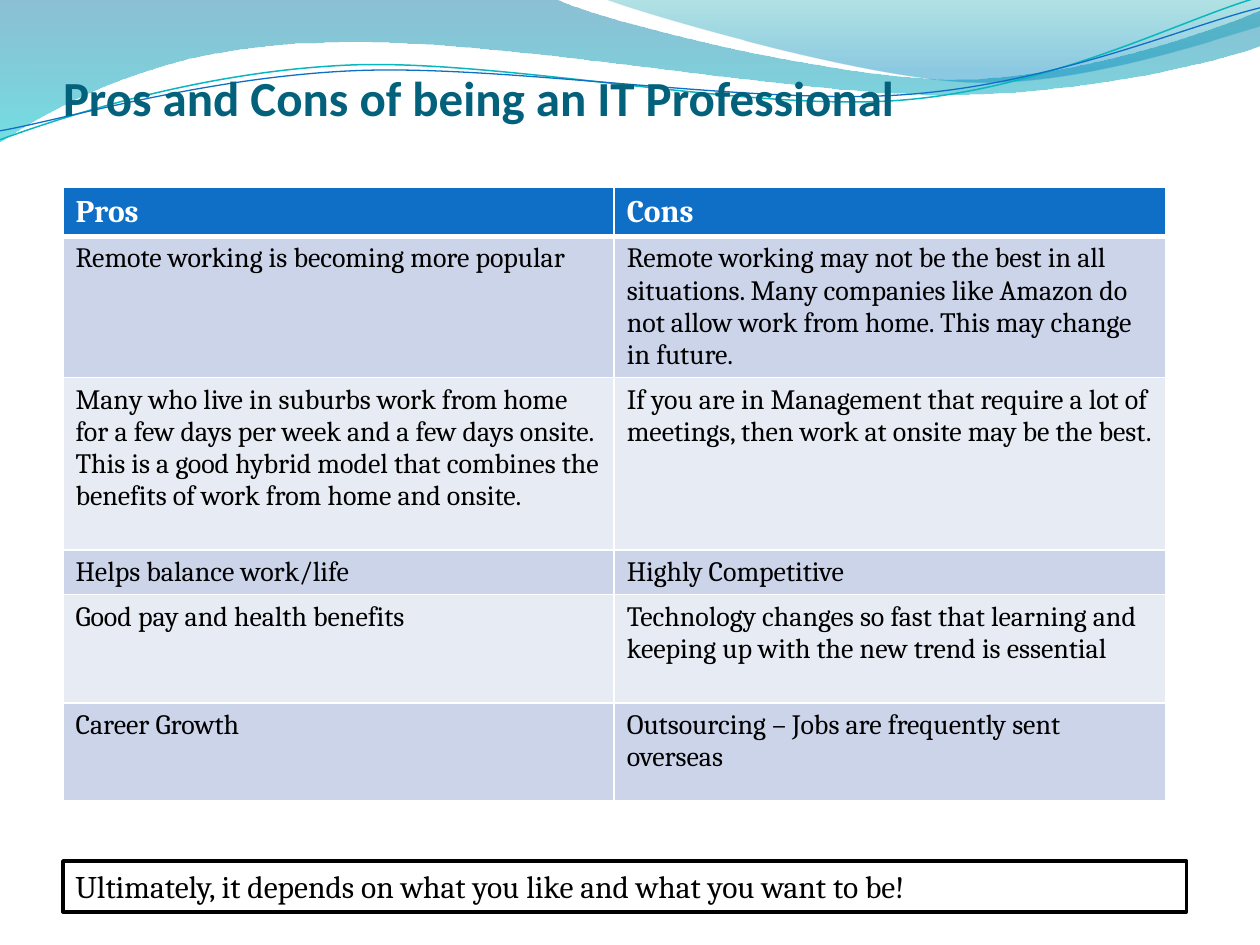
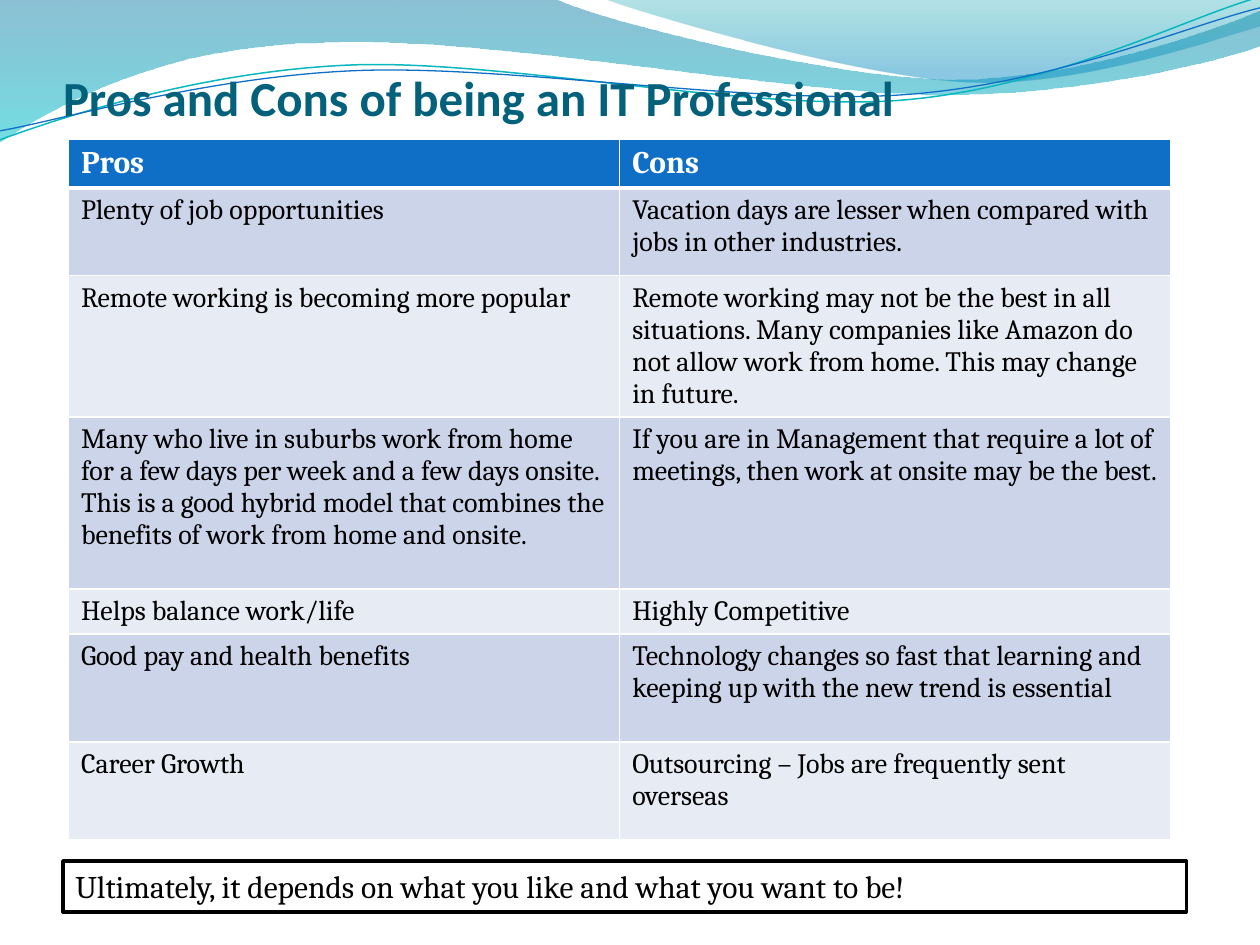
Before and after one commit to rkavitha/PresentationOnITIndustry, a slide deck: slide 6 of IT Industry.pptx. Drawn at 1260x945 pixels with LibreOffice and Linux fonts; fonts in the diff are those of the drawing; background and template pictures are left out. Boxes give left, top, right and bottom in pixels: in the first picture for what was removed or moved away, otherwise in the second. Text is boxed around its words. In the diff, an @@ line names an element or a change of style, - is before the commit and + after.

```diff
--- a/IT Industry.pptx
+++ b/IT Industry.pptx
@@ table at (68, 139, 1172, 862) @@
+row 2: Plenty of job opportunities | Vacation days are lesser when compared with jobs in other industries.
@@ table: place and size @@
-table at (63, 188, 1167, 823)
+table at (68, 139, 1172, 862)
```
Also in this commit, not shown: 11 other slides changed.
